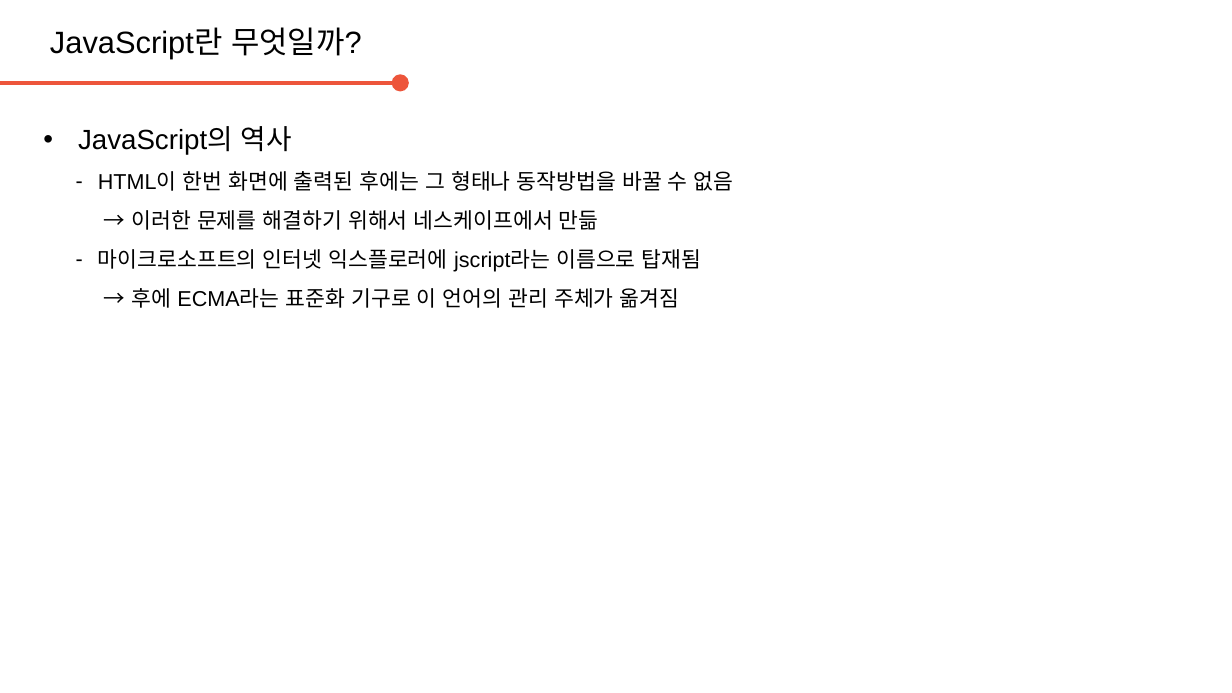
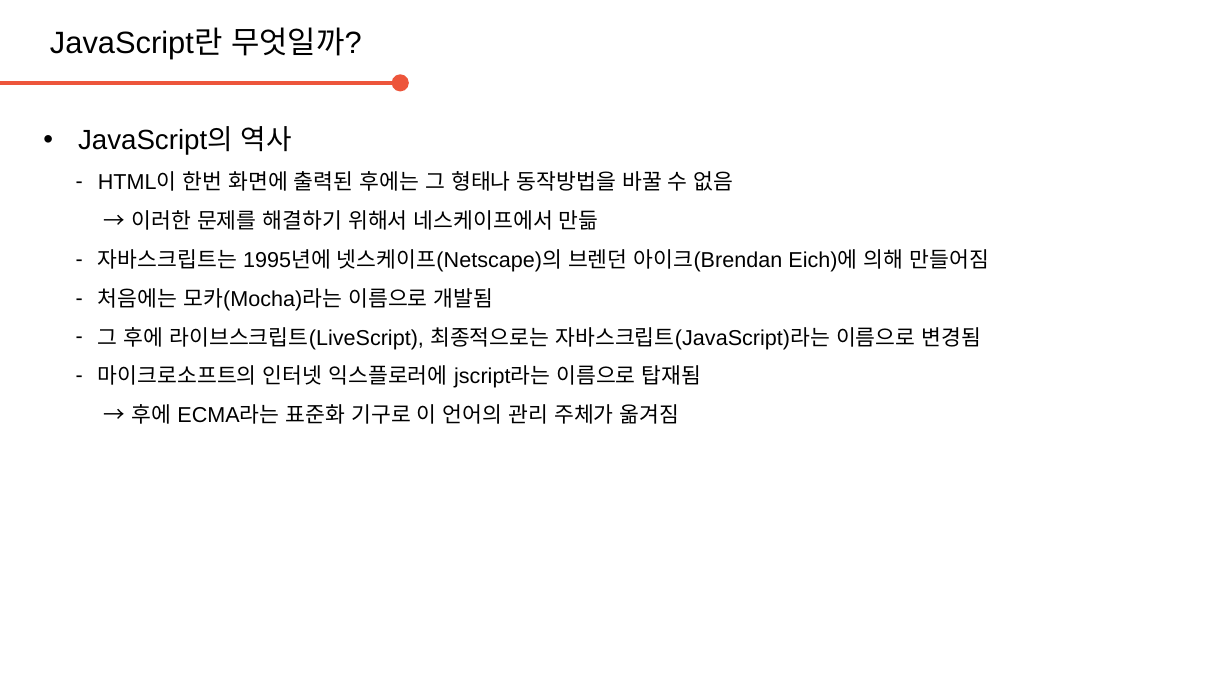
Before and after one commit to daegukdo/GCWM, a slide deck: slide 4 of 30/200727_JavaScript_concept.pptx (slide 3 before the commit). Drawn at 1232x693 pixels with LibreOffice and Linux fonts; fonts in the diff are those of the drawing; background and template pictures are left out. Boxes give left, top, right and bottom in pixels: in the first picture for what was removed or moved away, otherwise in the second. Text is boxed around its words. In the diff, an @@ line names an element or a change of style, - is before the commit and + after.

Commit message:
get coding with me  - edit JavaScript resource (basic)

```diff
--- a/30/200727_JavaScript_concept.pptx
+++ b/30/200727_JavaScript_concept.pptx
@@ text at box(98, 249, 988, 350): paragraphs added @@
+  – 자바스크립트는 1995년에 넷스케이프(Netscape)의 브렌던 아이크(Brendan Eich)에 의해 만들어짐
+  – 처음에는 모카(Mocha)라는 이름으로 개발됨
+  – 그 후에 라이브스크립트(LiveScript), 최종적으로는 자바스크립트(JavaScript)라는 이름으로 변경됨
```
Also in this commit, not shown: 3 other slides changed, 3 slides added, 4 other files.
